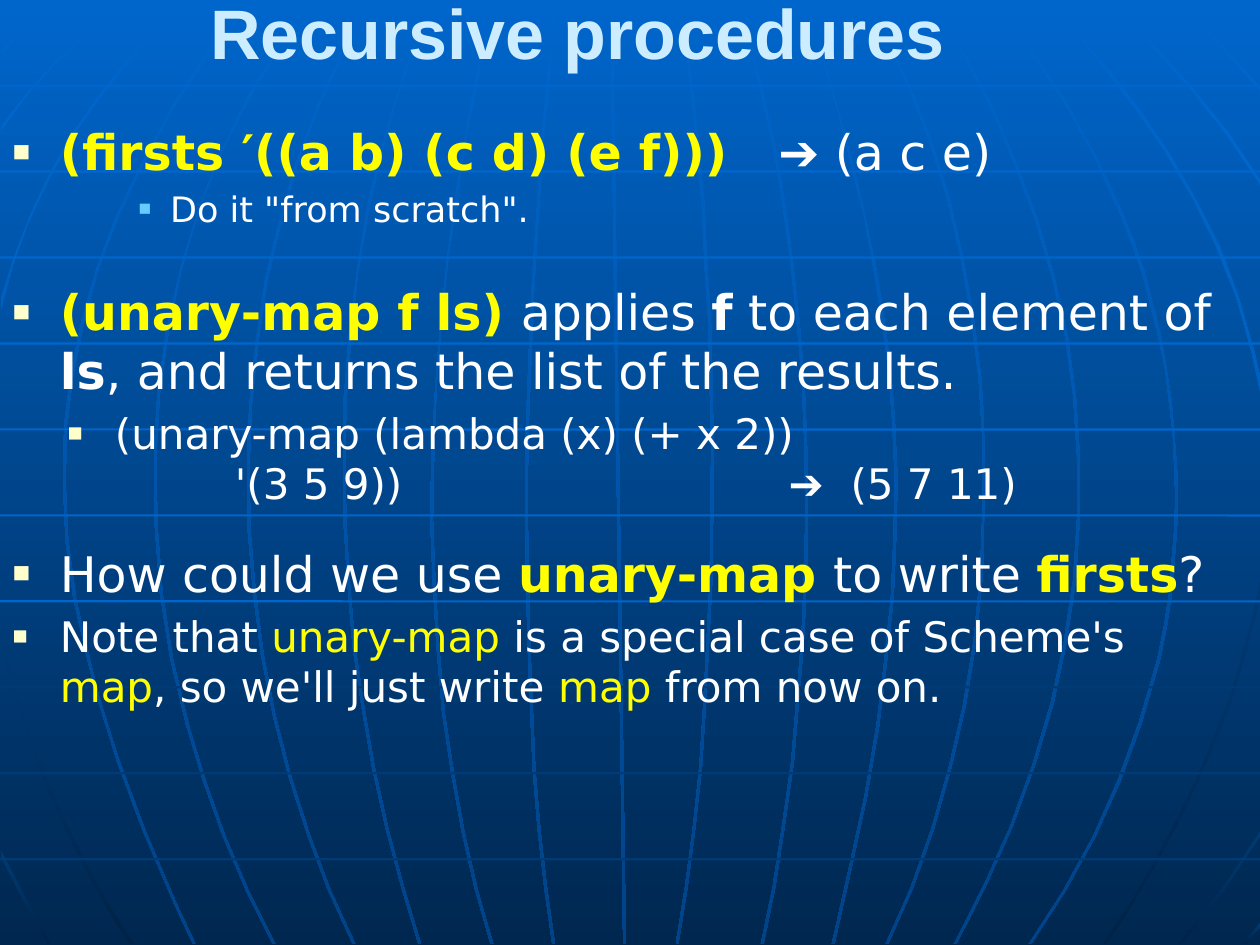
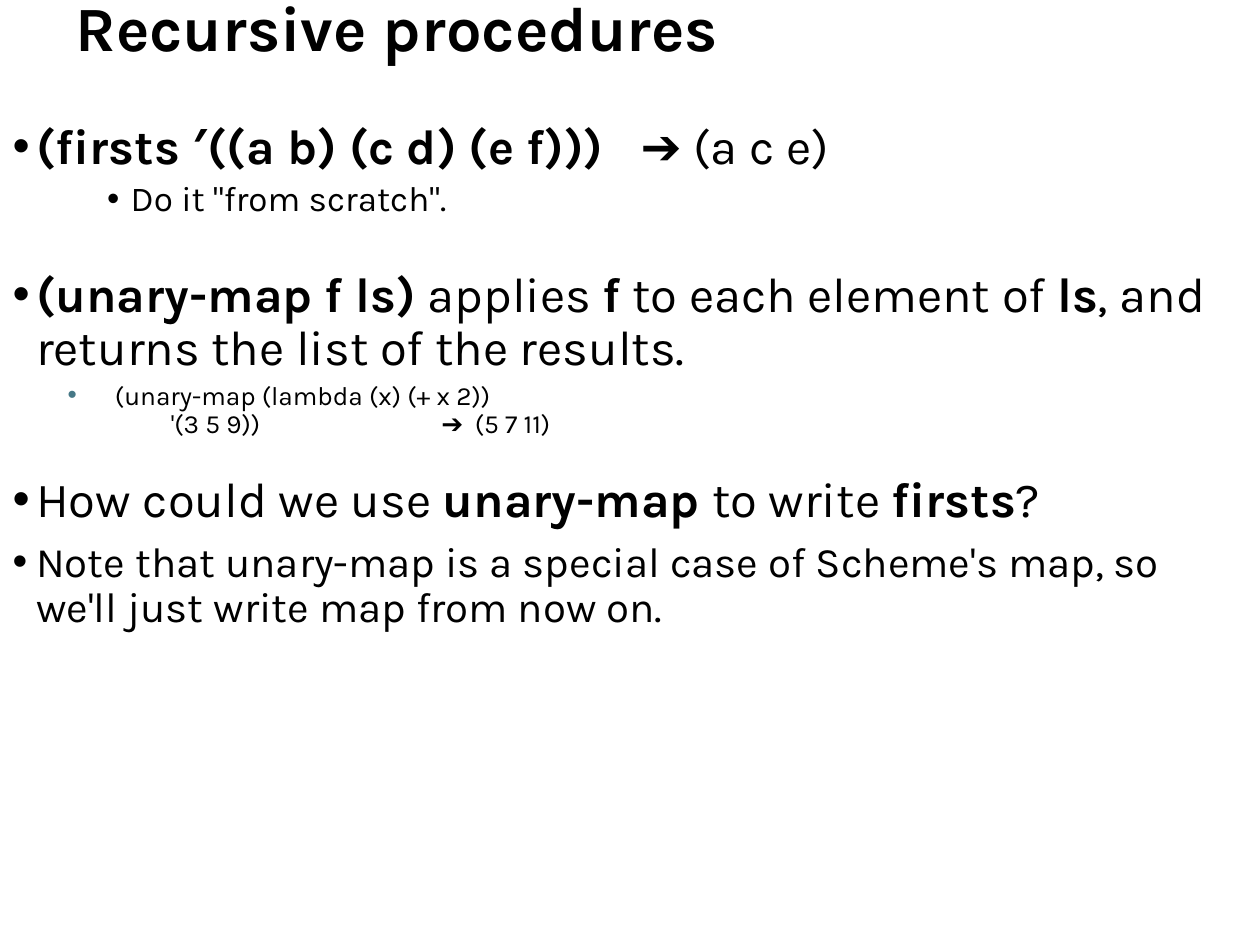
Before and after one commit to RHIT-CSSE/csse304, a slide deck: slide 3 of ClassMaterials/MapApply/RecursionMapApplyLambdaLet.pptx. Drawn at 1260x945 pixels with LibreOffice and Linux fonts; fonts in the diff are those of the drawing. Boxes give left, top, right and bottom in pixels: in the first picture for what was removed or moved away, otherwise in the second. Text is boxed around its words. In the diff, an @@ line names an element or a change of style, - is before the commit and + after.

```diff
--- a/ClassMaterials/MapApply/RecursionMapApplyLambdaLet.pptx
+++ b/ClassMaterials/MapApply/RecursionMapApplyLambdaLet.pptx
@@ background gradient #0066CC to #004488 to #FFFFFF @@
@@ title "Recursive procedures" at (x1=76, y1=6, x2=718, y2=66): size 40 to 36 pt, font Arial to Karla, text colour #CCECFF to #000000; alignment centre to left; line spacing 1 to 0.9 @@
@@ text "(firsts ′((a b) (c d) ..." at (x1=36, y1=127, x2=1205, y2=633): font DejaVu Sans to Karla; text colour #FFFF00 to #000000 in "(firsts ′((a b) (c d) (e f)))", "(unary-map f ls)", "unary-map firsts?", "unary-map map, map"; text colour #FFFFFF to #000000 in "➔ (a c e)", "Do it "from scratch".", "applies f to each element of ls, ...", "(unary-map (lambda (x) (+ x 2)) '(3 ..." and 2 more places; size 24 to 15 pt in "(unary-map (lambda (x) (+ x 2)) '(3 ..."; bullet ■ to •; line spacing 1 to 0.9; more space between paragraphs; less space between paragraphs; bullet colour #FFFFCC to #467886 @@
@@ group removed at (x1=0, y1=0, x2=1260, y2=945): 24 freeform shapes, 10 lines @@
```
Also in this commit, not shown: 4 other slides changed, 1 slide added, 6 slides removed, 3 other files.
